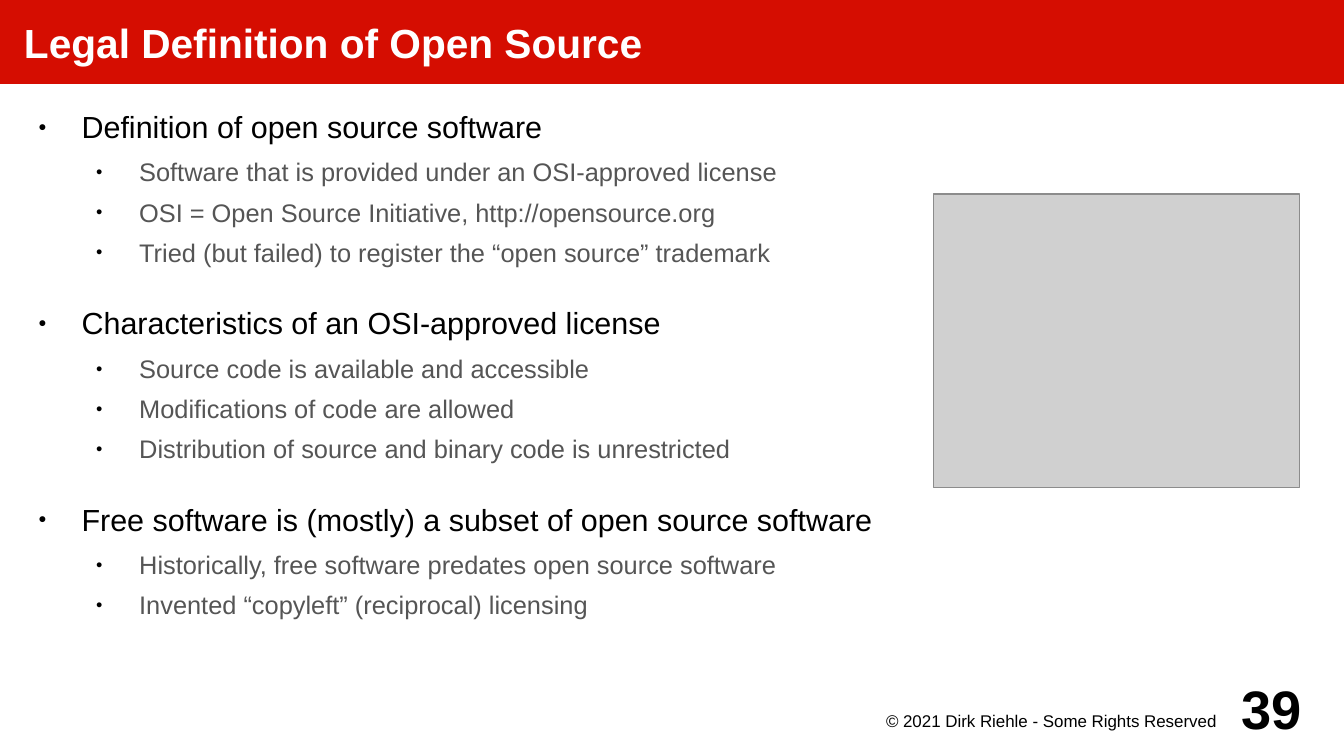
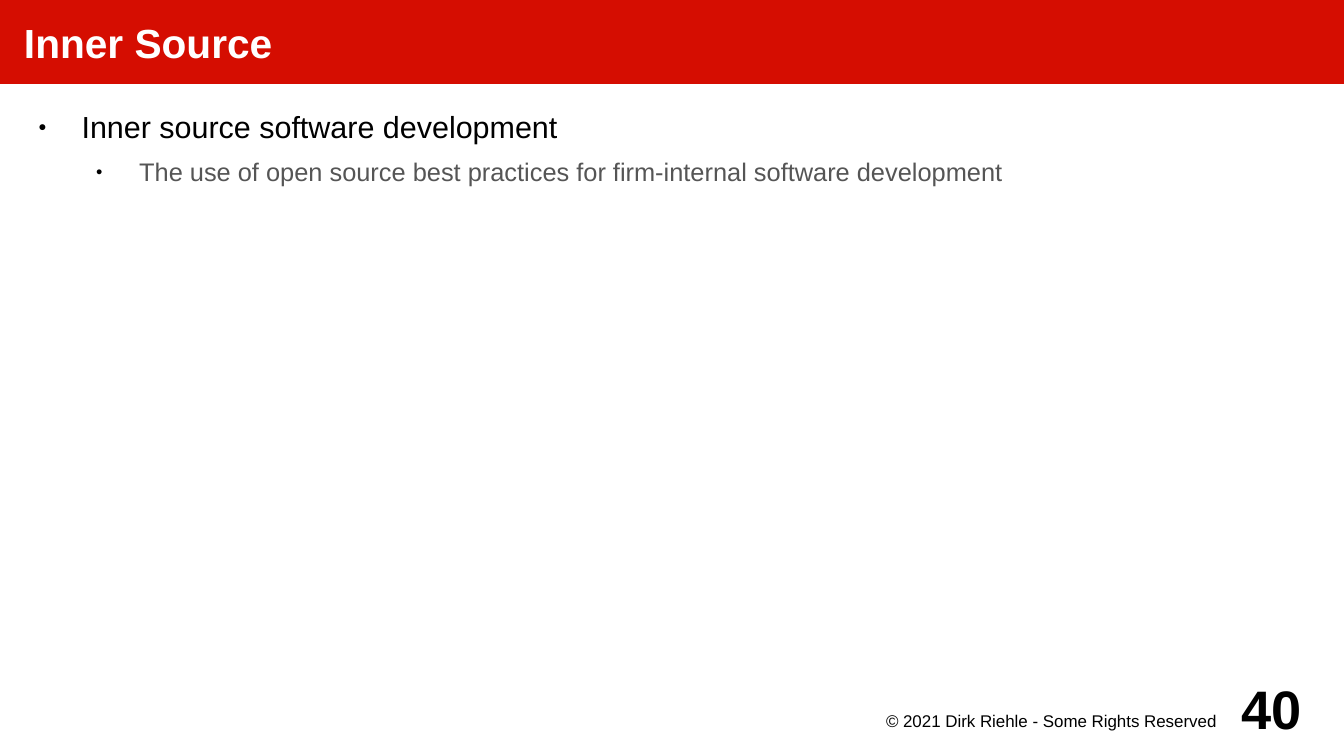
Before and after one commit to dirkriehle/amos-course, a slide deck: slide 40 of Lecture slides/AMOS C02 - Three Process Models.odp (slide 39 before the commit). Drawn at 1344x756 pixels with LibreOffice and Linux fonts; fonts in the diff are those of the drawing; grey boxes stand for pictures. Boxes give left, top, right and bottom in pixels: in the first picture for what was removed or moved away, otherwise in the second. Text is boxed around its words. In the diff, an @@ line names an element or a change of style, - is before the commit and + after.

```diff
--- a/Lecture slides/AMOS C02 - Three Process Models.odp
+++ b/Lecture slides/AMOS C02 - Three Process Models.odp
@@ title at (x1=24, y1=29, x2=273, y2=59): text changed @@
-Legal Definition of Open Source
+Inner Source
@@ text at (x1=82, y1=116, x2=1002, y2=187): text changed @@
-● Definition of open source software
-  ● Software that is provided under an OSI-approved license
-  ● OSI = Open Source Initiative, http://opensource.org
-  ● Tried (but failed) to register the “open source” trademark
-● Characteristics of an OSI-approved license
-  ● Source code is available and accessible
-  ● Modifications of code are allowed
-  ● Distribution of source and binary code is unrestricted
-● Free software is (mostly) a subset of open source software
-  ● Historically, free software predates open source software
-  ● Invented “copyleft” (reciprocal) licensing
+● Inner source software development
+  ● The use of open source best practices for firm-internal software development
@@ picture removed at (x1=934, y1=194, x2=1300, y2=488) @@
@@ page number at (x1=1242, y1=691, x2=1302, y2=730): text changed @@
-39
+40
```
Also in this commit, not shown: 10 other slides changed, 2 slides added, 6 other files.
